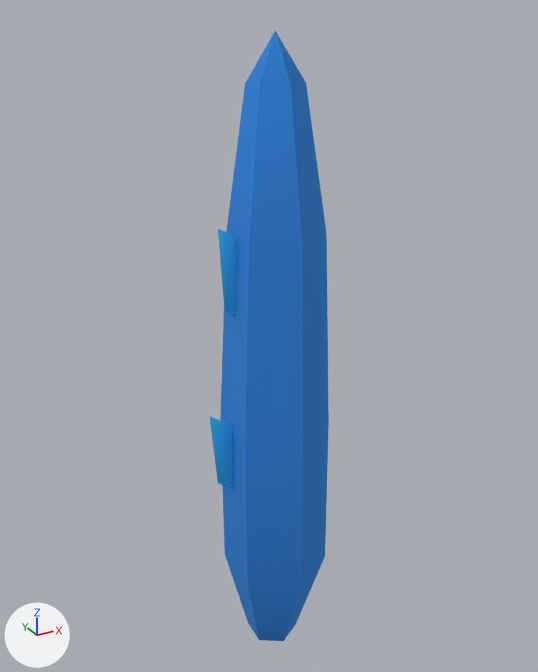
A saved change to the glTF model web/public/assets/game/props/rodfx-titanium-a1.glb.
The view is the same before and after, from a camera (50 mm lens) standing at (-0.49, -0.88, 0.888) and looking at (0.004, 0.017, 0.439). The lights are fixed; the arrows at lower left show +X, +Y and +Z. The picture after the commit comes second.

Script lines for the objects in view, before the commit:
```python
me_aura = bpy.data.meshes.new('Aura')
me_aura.from_pydata(...)  # 32 vertices, 60 faces; spans x -0.073..0.077, y -0.094..0.084, z -0.113..0.863
me_aura.materials.append(mat_aura_aura)
me_blades = bpy.data.meshes.new('Blades')
me_blades.from_pydata(...)  # 32 vertices, 56 faces; spans x -0.045..0.016, y -0.002..0.002, z -0.21..0.22
me_blades.materials.append(mat_blades_light)
ob_aura = bpy.data.objects.new('Aura', me_aura)
ob_aura.location = (0.0, 0.0, 0.0)
ob_blades = bpy.data.objects.new('Blades', me_blades)
ob_blades.location = (-0.06, 0.0, 0.4)
```
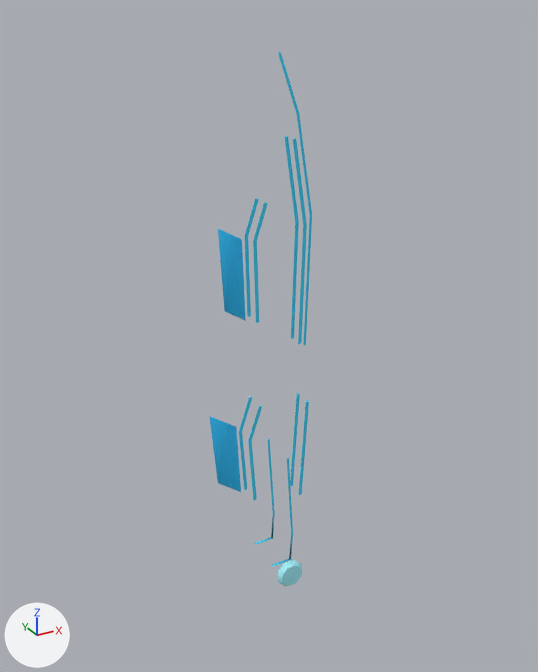
Where the change shows, as pixel boxes [x1, y1, x2, y2] in the pictures (538 x 672 px):
'Aura', deleted (blue): before [220, 31, 329, 641]
'Energy', unchanged, uncovered by the edit: after [239, 52, 312, 566]

Patch to the scene script:
```diff
--- a/web/public/assets/game/props/rodfx-titanium-a1.glb.py
+++ b/web/public/assets/game/props/rodfx-titanium-a1.glb.py
@@ ob_aura @@
-ob_aura = bpy.data.objects.new('Aura', me_aura)
-ob_aura.location = (0.0, 0.0, 0.0)
```
